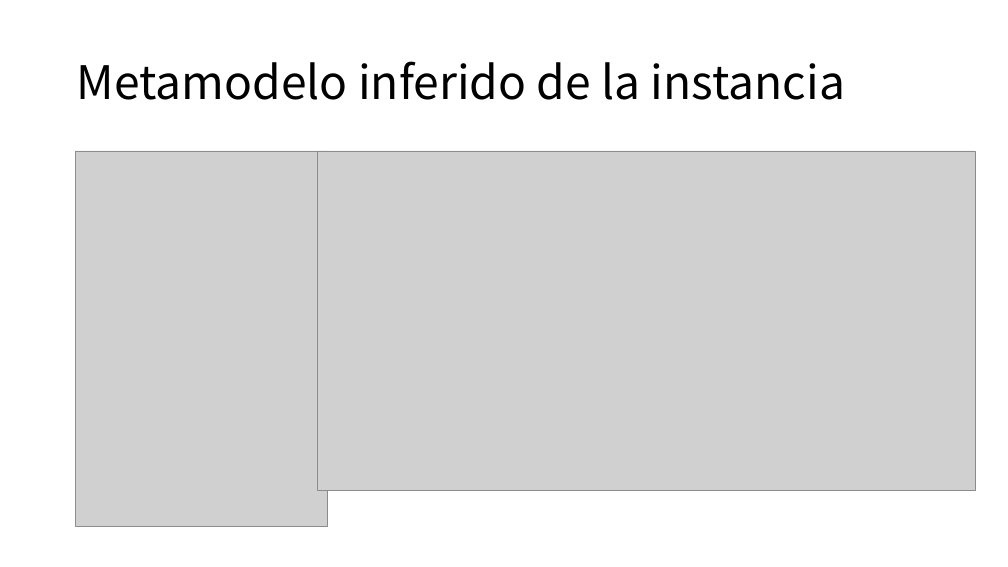
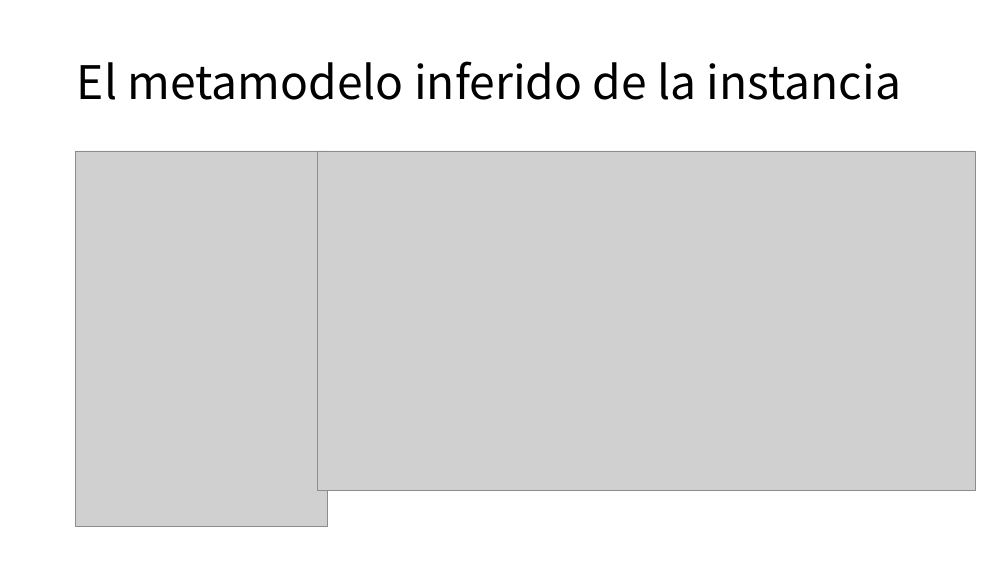
Before and after one commit to cedececa/tfg-model-2-web, a slide deck: slide 3 of planning-and-logs/T2A-v0.002.pptx. Drawn at 1008x567 pixels with LibreOffice and Linux fonts; fonts in the diff are those of the drawing; grey boxes stand for pictures. Boxes give left, top, right and bottom in pixels: in the first picture for what was removed or moved away, otherwise in the second. Text is boxed around its words. In the diff, an @@ line names an element or a change of style, - is before the commit and + after.

```diff
--- a/planning-and-logs/T2A-v0.002.pptx
+++ b/planning-and-logs/T2A-v0.002.pptx
@@ title at [77,61,901,100]: text changed @@
-Metamodelo inferido de la instancia
+El metamodelo inferido de la instancia
```
Also in this commit, not shown: 2 other slides changed, 3 slides added, 31 other files.
